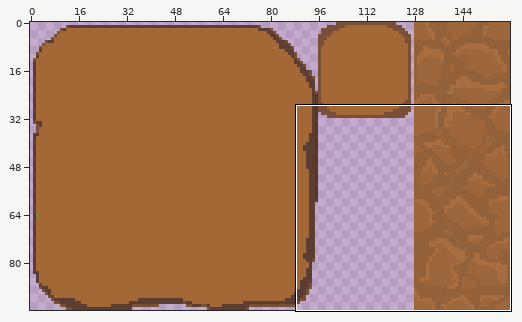
Sprite sheet: core/assets/maps/rocky-td-tileset.png. The first picture is a wide view before the edit; the outline marks the close-up.
Close-up. Before the commit:
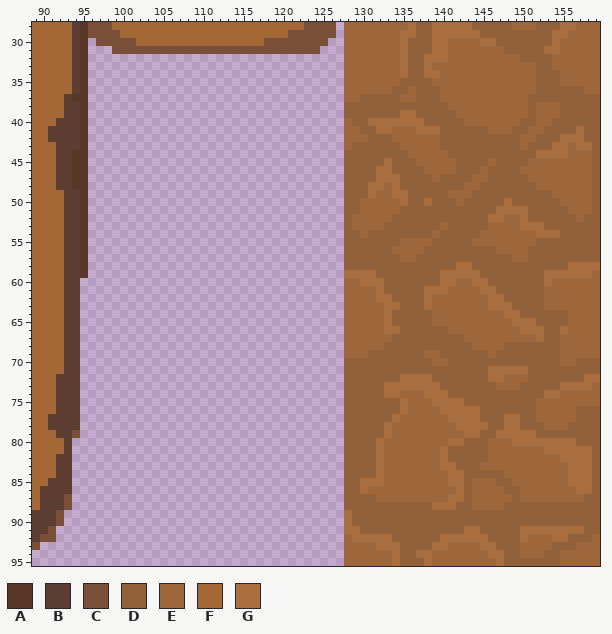
The file is 160x96 pixels. Colours within 5 levels of each other are drawn and written as one. Shown: x 89..159, y 28..95.
Palette (. is transparent): A #59382a  B #5b3e31  C #794f38  D #926139  E #9d673b  F #a46837  G #a86e3f
Pixels before (only the part around the change), first column x 89:
28 FFFFFBACCCFFFFFFFFFFFFFFFFFFFFFFFFCCCC.EEEEEEEEGDDGGGGGDDDDDEEEDDDGGEEE
29 FFFFFBACCCCFFFFFFFFFFFFFFFFFFFFFCCCCCC.EEEEEEEGGDDGGGGGGDDDDDDDDDGGEEEE
30 FFFFFBA.CCCCCFFFFFFFFFFFFFFFFCCCCCCCC..EEEEEEEGDDDGGEEEEGGDDDDDDDGEEEEE
31 FFFFFBA...CCCCCCCCCCCCCCCCCCCCCCCCCC...EEEEEEEGDDDGGEEEEEEEDDDDDGGEEEEE
32 FFFFFBA................................EEEEEEEGDDGGGEEEEEEEEEDDDDEEEEEE
33 FFFFFBA................................EEEEEEEGDDGEEEEEEEEEEEEEDDEEEEEE
34 FFFFFBA................................EEEEEEEGDDGGEEEEEEEEEEEEDDDEEEEE
35 FFFFFBA................................EEEEEEEDDDDEEEEEEEEEEEEEDDDEEEEE
36 FFFFFBA................................EEEEEEDDEDDDEEEEEEEEEEEEDDDDDDEE
37 FFFFBAA................................EEDDDDDEEDDDEEEEEEEEEEEDDDDDDDDD
38 FFFFBBA................................DDDDDDDDDDDDDEEEEEEEEEEDEEEDDDDD
39 FFFFBBA................................DDDDDDDGGDDDDDEEEEEEEEEDEEEDDDDD
40 FFFBBBA................................EDDGGGGGGGDDDDDEEEEEEEDDEEDDDDDD
41 FFBBBBA................................EEDDGGEEEGGGDDDDDDEEEDDEEDDDDGDD
42 FFBBBBA................................EEEDDDEEEEEEDDDDDDDDDDEEDDDGGGDD
43 FFFBBBA................................EDDDDDDEEEEEDDDDDDDDDDEDDDGGEGGD
44 FFFBBAA................................DDDDDDDDEEEEEDDDDDDDDDDDGGGGEEED
45 FFFBBAA................................DDDDDGDDDEEEEEDDDDEDDDDEEEEEEEED
46 FFFBBAA................................DDDDGGDDDDEEEEDDDEDDDDEEEEEEEEED
47 FFFBBAA................................DDDDGGGDDDDEDDDDEEDDDDDEEEEEEEED
48 FFFBBAA................................DDDGGEGDDDDDDDDEEDDDDDDDEEEEEEED
49 FFFFBBA................................DDDGEEGGDDDDDEEEDDDDDDDDDDEEEEED
50 FFFFBBA................................DDEEEEEGDDGDDDEDDDDDGDDDDDDEEEED
51 FFFFBBA................................DDEEEEEDDDDDDDDDDDDGGGGDDDDDEEED
52 FFFFBBA................................DEEEEEDDDDDDDDDDDDGGEEGDDDDDDEDD
53 FFFFBBA................................DEEEEDDDDDDDEDDDDDEEEEGGGDDDDDDD
54 FFFFBBA................................DDEDDDDDDDDEDDDDDEEEEEEEGGGDDDDD
55 FFFFBBA................................DDDDDDDEEEEDDDDDEEEEEEEEDDDDDDDD
56 FFFFBBA................................DDDDDDEEEEDDDDDDDDDEEEEDDDDDDDDD
57 FFFFBBA................................DDDDDDDEEDDDDDDDDDDDDEEDDDDDDDDD
58 FFFFBBA................................DDDDDDDDDDDDDDGGDDDDDDDDDDDDGGGG
59 FFFFBBA................................GGGGDDDDDDDDGGGGGDDDDDDDDGGGGGGE
60 FFFFBB.................................EEGGGDDDDDDDGGEEGGDDDDDDDGEEEEEE
61 FFFFBB.................................EEEEGDDDDDGGGEEEEGGDDDDDDEEEEEEE
62 FFFFBB.................................EEEEGGDDDDGEEEEEEEGGDDDDDEEEEEEE
63 FFFFBB.................................EEEEEGGDDDGEEEEEEEGGGDDDDEEEEEEE
64 FFFFBB.................................EEEEEGDDDDDEEEEEEEEEGGDDDDDDEEEE
65 FFFFBB.................................EEEEEGDDDDDEEEEEEEEEEGGGDDDDEEEE
66 FFFFBB.................................EEEEEGGDDDDDDEEEEEEEEEGGGDDGEEEE
67 FFFFBB.................................EEEEEEDDDDDDDDDEEEEEEEEEGDDEEEEE
68 FFFFBB.................................EEEEEDDDDDDDDDDDEEEEDDDDDDDEEEEE
69 FFFFBB.................................EEEDDDDDDDEEDDDDDDEDDDDDDDDEEEEE
70 FFFFBB.................................DDDDDDDDDDDEEDDDDDDDDDDDDDDEEDDD
71 FFFFBB.................................DDDDDDDDDDDDDDDDDDGGGGGDDDDDDDDD
72 FFFBBB.................................DDDDDDDGGGGDDDDDDDGGEEEDDDDDDDGG
73 FFFBBB.................................DDDDDGGGGGGGDDDDDDDEEEDDDDDGGGGE
74 FFFBBB.................................DDDDDGGEEEGGGDDDDDDDDDDDDGGEEEEE
75 FFFBBB.................................DDDDDDDGEEEGGGGDDDDDDDDDEEEEEEEE
76 FFFBBB.................................DDDDDDDGEEEEGGGGGDDDDDDDEEEEEDDD
77 FFBBBB.................................DDDDDDGEEEEEEGGGGDDDGGDDEEEEEDDD
78 FFBBBB.................................DDDDDGEEEEEEEEGGGGDDGGDDDEEEDDDD
79 FFFBBC.................................DDDDDGEEEEEEEEEGGDDGGGGGDDDDDDDD
80 FFFFB..................................DDDDGEEEEEEEEGGDDDEEEGGGGGGGGDDD
81 FFFFB..................................DDDDGEEEEEEEGDDDDDEEEEEEEGGGGGGD
82 FFFBB..................................DDDDGEEEEEEEGDDDDDEEEEEEEEEGGGGD
83 FFFBB..................................DDDDGEEEEEEEGGDDDEEEEEEEEEEEGGGD
84 FFFBB..................................DDDDGEEEEEEEEGGDDDDDEEEEEEEEGGGD
85 FFBBB..................................DDGGGEEEEEEEEGGDEEEDDEEEEEEEGGGD
86 FBBBB..................................DDGEEEEEEEEEEEGDEEEEDDEEEEEEEGGD
87 FBBBC..................................DDDDEEEEEEEEEGGDEEEEEDEEEEEEEEDD
88 FBBBC..................................DDDDDDDDDDDGGGDDEEEEDDDDDDDDDDDD
89 BBBC...................................GDDDDDDDDDDDDDDDDDDDDDDDDDDDDDDD
90 BBBC...................................GDDDDDDDDDDDDDDDDDDDDDDDDDDDDDDD
91 BBC....................................GGDDDDDDDDDDDDDGGDDDDDGGGGGGGGDD
92 BCC....................................EGGGGGDDDDDDGGGGGGDDDDGEEEGGDDDE
93 C......................................EEEEGGGDDDDGGEEEEGGDDDEEEEDDDEEE
94 .......................................EEEEEEGDDGGEEEEEEEGGDDEEEDDEEEEE
95 .......................................EEEEEEGDDDGEEEEEEEEGDDDDDDDEEEEE
After the commit:
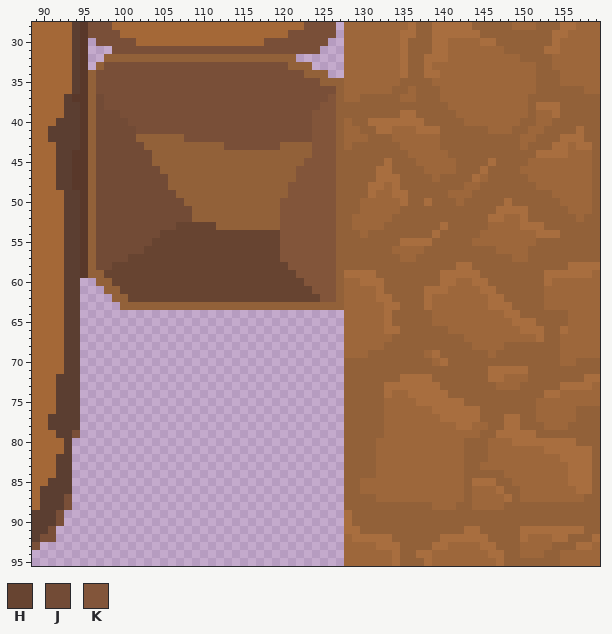
Colours new in this view: H #674431  J #724b36  K #82553a
Edits made:
Changed rows in their new state; - is an unchanged pixel.
first column x 96:
32 --DDDDDDDDDDDDDDDDDDDDDDDD---------------------------------
33 -DCCCCCCCCCCCCCCCCCCCCCCCDDD-------------------------------
34 DCCCCCCCCCCCCCCCCCCCCCCCCCCDDD-----------------------------
35 DCCCCCCCCCCCCCCCCCCCCCCCCCCCCDDD---------------------------
36 DCCCCCCCCCCCCCCCCCCCCCCCCCCCCCCD---------------------------
37 DJCCCCCCCCCCCCCCCCCCCCCCCCCCCCKD---------------------------
38 DJCCCCCCCCCCCCCCCCCCCCCCCCCCCKKD------------------------GGG
39 DJJJCCCCCCCCCCCCCCCCCCCCCCCCKKKD--------------------------G
40 DJJJJCCCCCCCCCCCCCCCCCCCCCCCKKKD---------------------------
41 DJJJJJCCCCCCCCCCCCCCCCCCCCCCKKKD---------------------------
42 DJJJJJDDDDDDCCCCCCCCCCCCCCCCKKKD---------------------------
43 DJJJJJJDDDDDDDDDDCCCCCCCDDDDKKKD---------------------------
44 DJJJJJJJDDDDDDDDDDDDDDDDDDDDKKKD---------------------------
45 DJJJJJJJDDDDDDDDDDDDDDDDDDDKKKKD------------------G--------
46 DJJJJJJJJDDDDDDDDDDDDDDDDDKKKKKD-----------------G---------
47 DJJJJJJJJJDDDDDDDDDDDDDDDDKKKKKD----------------G----------
48 DJJJJJJJJJDDDDDDDDDDDDDDDKKKKKKD---------------------------
49 DJJJJJJJJJJDDDDDDDDDDDDDDKKKKKKD---------------------------
50 DJJJJJJJJJJJDDDDDDDDDDDDKKKKKKKD---------------------------
51 DJJJJJJJJJJJJDDDDDDDDDDDKKKKKKKD---------------------------
52 DJJJJJJJJJJJJDDDDDDDDDDDKKKKKKKD---------------------------
53 DJJJJJJJJJJHHHHHDDDDDDDDKKKKKKKD------------G--------------
54 DJJJJJJJJHHHHHHHHHHHHHHHKKKKKKKD-----------G---------------
55 DJJJJJJJHHHHHHHHHHHHHHHHKKKKKKKD-------GGGG----------------
56 DJJJJJJHHHHHHHHHHHHHHHHHKKKKKKKD---------------------------
57 DJJJJHHHHHHHHHHHHHHHHHHHKKKKKKKD---------------------------
58 DJJHHHHHHHHHHHHHHHHHHHHHHKKKKKKD---------------------------
59 DDHHHHHHHHHHHHHHHHHHHHHHHHKKKKKD---------------------------
60 -DDHHHHHHHHHHHHHHHHHHHHHHHHKKKKD---------------------------
61 --DDHHHHHHHHHHHHHHHHHHHHHHHHKKKD---------------------------
62 ---DDHHHHHHHHHHHHHHHHHHHHHHHHKKD---------------------------
63 ----DDDDDDDDDDDDDDDDDDDDDDDDDDDD---------------------------
first column x 139:
69 G-
70 -G
first column x 130:
74 ----E-GG-----------
75 ---EEE-GG----------
76 ---EEE---G---------
77 ---EE-----G--------
78 ---E----------EE---
79 ---E---------EE----
80 --E--------EE------
81 --E-------EEE------
82 --E-------EEE------
83 --E-------EEE------
84 --E--------EE------
85 EEE--------EE-GGG--
86 E-----------E----G-
87 -----------EE-----G
88 ---------EEE-------
first column x 157:
92 --G
93 GG-
Where, in picture pixels (left, top, right, bottom), the same in both close-ups:
added: (88, 54, 344, 310)
changed: (536, 102, 560, 118)
changed: (472, 158, 496, 182)
changed: (400, 222, 448, 246)
changed: (360, 350, 512, 510)
changed: (576, 534, 600, 550)
